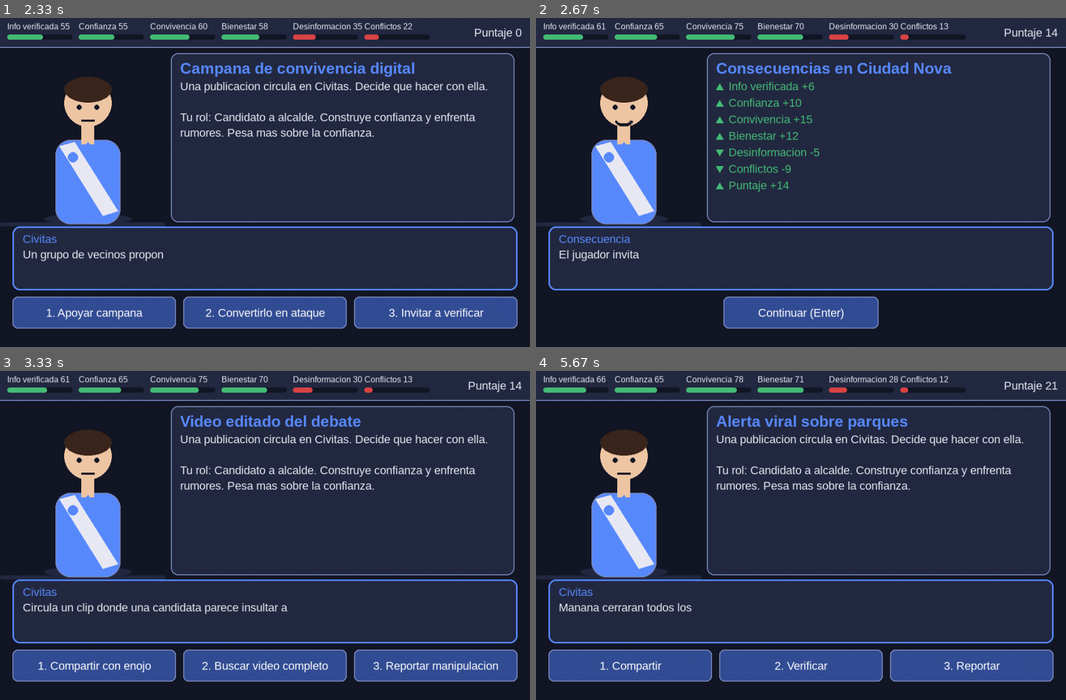
Above: before the commit, frames 1-4 (two rows, left to right).
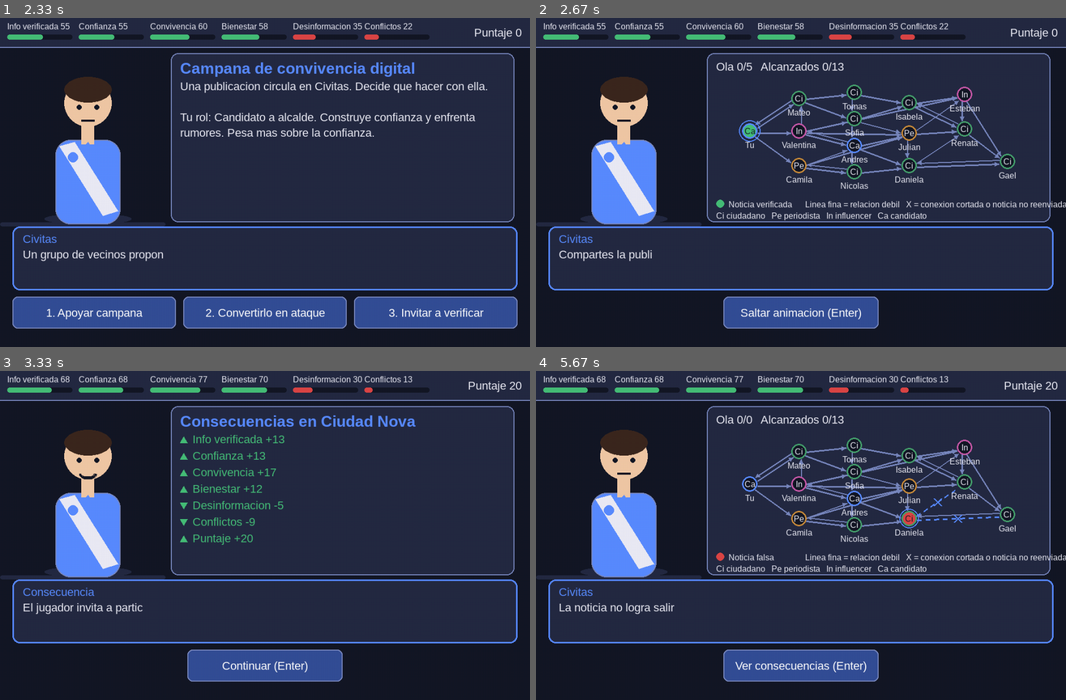
Above: after the commit, the same moments.

Repository: Jsvarela/POST-TRUTH
Game: pygame game, started from src/main.py
The game is run twice, just before and just after one commit, with the same random seed, the same clock (stepped at 60 frames per second) and the same inputs.
Inputs (mouse positions are in pixels of both pictures, inside the frame that each line leads up to):
- Up to frame 1 (2.33 s): tap Enter at 0.33 s; press the mouse at (68, 189) at 0.7 s; move the mouse to (79, 146) at 0.8 s; release the mouse at (84, 103) at 0.93 s; press the mouse at (116, 152) at 1.03 s; move the mouse to (143, 198) at 1.13 s; release the mouse at (164, 248) at 1.27 s; press the mouse at (116, 106) at 1.37 s; move the mouse to (164, 169) at 1.47 s; release the mouse at (212, 235) at 1.6 s; click (143, 225) at 1.72 s; tap 1 at 2 s
- Up to frame 2 (2.67 s): click (636, 304) at 2.38 s
- Up to frame 3 (3.33 s): tap Enter at 2.67, 3 s
- Up to frame 4 (5.67 s): tap Enter at 3.33, 5.33 s; click "3. Reportar manipulacion" at 3.72 s; press the mouse at (801, 611) at 4.03 s; move the mouse to (901, 519) at 4.13 s; release the mouse at (1002, 430) at 4.27 s

Frame 1 is identical in both runs. In frame 2, 8.0% of the frame differs, in the area x 4-100%, y 1-92%; in frame 3, 11%; in frame 4, 14%, in the area x 2-100%, y 1-95%.

Commit message:
Integrar la propagacion en la escena: fase PROPAGACION antes de las consecuencias
Compartir, Verificar y Reportar animan el grafo; el efecto en los indicadores
(arbol + propagacion) se aplica al terminar. Ignorar no propaga.

Diff:
--- a/src/post_truth/controllers/escena_state.py
+++ b/src/post_truth/controllers/escena_state.py
@@ -1,23 +1,31 @@
 """Controlador de la escena de dialogo (novela visual de decisiones).
 
-Flujo por publicacion: DECIDIENDO (noticia + botones) -> CONSECUENCIA (mensaje + efecto
-en la ciudad) -> siguiente publicacion ... -> FIN. Todo el contenido sale del
-DecisionTree cargado desde data/events.json; aqui no hay noticias fijas.
+Flujo por publicacion: DECIDIENDO (noticia + botones) -> [PROPAGACION] -> CONSECUENCIA
+(mensaje + efecto en la ciudad) -> siguiente publicacion ... -> FIN. Todo el contenido sale
+del DecisionTree cargado desde data/events.json; aqui no hay noticias fijas.
+
+PROPAGACION solo ocurre si la decision mueve la publicacion por el grafo social (Compartir,
+Verificar, Reportar; Ignorar no). El efecto sobre los indicadores se aplica DESPUES de la
+animacion, para que el jugador vea primero como viaja la noticia y luego sus consecuencias.
 """
 import random
 
 import pygame
 
-from post_truth.config import RUTA_EVENTOS
+from post_truth.config import RUTA_EVENTOS, RUTA_GRAFO_SOCIAL
 from post_truth.controllers.base_state import BaseState
 from post_truth.decision_tree import DecisionNode, DecisionTree, load_trees
 from post_truth.game_state import CityState
 from post_truth.models import Impact, Role
 from post_truth.models.personaje import Genero, Personaje
+from post_truth.structures.grafo_social import GrafoSocial
+from post_truth.structures.propagacion import SimulacionDecision, es_falsa, simular_decision
 from post_truth.views.componentes import Boton, CajaDialogo
 from post_truth.views.escena_view import dibujar_escena
+from post_truth.views.grafo_view import AnimacionPropagacion
 
-DECIDIENDO, CONSECUENCIA, FIN = "decidiendo", "consecuencia", "fin"
+DECIDIENDO, PROPAGACION, CONSECUENCIA, FIN = "decidiendo", "propagacion", "consecuencia", "fin"
+JUGADOR = "jugador"  # id del vertice del grafo social que representa al jugador
 RECT_DIALOGO = pygame.Rect(24, 404, 976, 124)
 ATAJOS = [pygame.K_1, pygame.K_2, pygame.K_3, pygame.K_4]
 Y_BOTONES, ALTO_BOTONES, MARGEN, SEPARACION = 540, 62, 24, 14
@@ -41,6 +49,12 @@
         self.botones: list[Boton] = []
         self.impacto: Impact | None = None  # efecto ya escalado por rol, para mostrarlo
         self.animo = 0                       # reaccion del personaje: -1, 0, 1
+        # Un mismo grafo social dura toda la partida: lo que se corta o se frena con
+        # Verificar/Reportar sigue cortado/frenado en las publicaciones siguientes.
+        self.grafo = GrafoSocial()
+        self.animacion: AnimacionPropagacion | None = None
+        self._pendiente: tuple[DecisionNode, Impact] | None = None  # decision esperando a que termine la animacion
+        self._narracion = ""
 
     @property
     def personaje(self) -> Personaje:
@@ -56,6 +70,9 @@
         self.arboles = load_trees(RUTA_EVENTOS)
         self.rng.shuffle(self.arboles)  # el orden de publicaciones cambia entre partidas
         self.indice = 0
+        self.grafo = GrafoSocial.cargar(RUTA_GRAFO_SOCIAL)
+        self.grafo.cambiar_rol(JUGADOR, self.personaje.rol)  # el rol elegido define cuanto amplifica al compartir
+        self.animacion = None
         self._cargar_evento()
 
     # --- transiciones -------------------------------------------------------------------
@@ -75,13 +92,45 @@
         # accumulated_impact recorre la raiz hasta `nodo` (DFS, O(n) en nodos del evento) y suma
         # el efecto de la publicacion (root_effect) mas el de la decision: es la cadena de causas.
         bruto = self.arbol.accumulated_impact(nodo.node_id)
-        self.impacto = bruto.scaled_for_role(self.personaje.rol)  # el rol cambia el resultado
-        self.ciudad.apply(self.impacto)
-        self.animo = (self.impacto.score > 0) - (self.impacto.score < 0)
+        impacto = bruto.scaled_for_role(self.personaje.rol)  # el rol cambia el resultado
+        simulacion = self._simular(nodo)
+        if simulacion is None:
+            self._mostrar_consecuencia(nodo, impacto)
+            return
+        self._pendiente = (nodo, impacto)
+        self.animacion = AnimacionPropagacion(self.grafo, simulacion)
+        self.fase = PROPAGACION
+        self.animo = 0
+        self._narracion = self.animacion.narracion()
+        self.dialogo.set_texto(self._narracion, "Civitas")
+        self.botones = [Boton(pygame.Rect(362, Y_BOTONES, 300, ALTO_BOTONES), "Saltar animacion (Enter)",
+                              self.animacion.saltar, atajo=pygame.K_RETURN)]
+
+    def _simular(self, nodo: DecisionNode) -> SimulacionDecision | None:
+        """Propagacion que desencadena la decision, o None si no mueve la publicacion.
+        El autor original de la noticia se sortea entre los demas ciudadanos."""
+        if not nodo.tipo:
+            return None
+        autor = self.rng.choice([c.id for c in self.grafo.vertices() if c.id != JUGADOR])
+        return simular_decision(self.grafo, nodo.tipo, es_falsa(self.arbol.event.truth_level),
+                                JUGADOR, autor, self.rng)
+
+    def _mostrar_consecuencia(self, nodo: DecisionNode, impacto: Impact) -> None:
+        self.impacto = impacto
+        self.ciudad.apply(impacto)
+        self.animo = (impacto.score > 0) - (impacto.score < 0)
         self.fase = CONSECUENCIA
         self.dialogo.set_texto(nodo.description or "Nada cambia por ahora.", "Consecuencia")
         self.botones = [Boton(pygame.Rect(362, Y_BOTONES, 300, ALTO_BOTONES), "Continuar (Enter)",
                               self._continuar, atajo=pygame.K_RETURN)]
+
+    def _terminar_propagacion(self) -> None:
+        """Pasa de la animacion a las consecuencias: efecto del arbol + efecto de la propagacion."""
+        assert self.animacion is not None and self._pendiente is not None
+        nodo, impacto_arbol = self._pendiente
+        impacto = impacto_arbol + self.animacion.resultado.impacto()
+        self.animacion, self._pendiente = None, None
+        self._mostrar_consecuencia(nodo, impacto)
 
     def _continuar(self) -> None:
         self.indice += 1
@@ -109,6 +158,15 @@
 
     def update(self, dt: float) -> None:
         self.dialogo.update(dt)
+        if self.fase == PROPAGACION and self.animacion is not None:
+            self.animacion.update(dt)
+            narracion = self.animacion.narracion()
+            if narracion != self._narracion:  # la caja de dialogo narra cada ola
+                self._narracion = narracion
+                self.dialogo.set_texto(narracion, "Civitas")
+            if self.animacion.terminada and self.botones[0].texto.startswith("Saltar"):
+                self.botones = [Boton(pygame.Rect(362, Y_BOTONES, 300, ALTO_BOTONES), "Ver consecuencias (Enter)",
+                                      self._terminar_propagacion, atajo=pygame.K_RETURN)]
 
     def draw(self, pantalla: pygame.Surface) -> None:
         if self.fase == FIN:
@@ -120,4 +178,5 @@
             texto = ("Una publicacion circula en Civitas. Decide que hacer con ella.\n\n"
                      f"Tu rol: {self.personaje.rol.value}. {self.personaje.descripcion_rol}")
         dibujar_escena(pantalla, self.app.fuentes, self.app.temas.actual, self.personaje, self.animo,
-                       self.ciudad.as_display_rows(), titulo, texto, self.impacto, self.dialogo, self.botones)
+                       self.ciudad.as_display_rows(), titulo, texto, self.impacto, self.dialogo, self.botones,
+                       self.animacion if self.fase == PROPAGACION else None)
--- a/src/post_truth/views/escena_view.py
+++ b/src/post_truth/views/escena_view.py
@@ -7,6 +7,7 @@
 from post_truth.models import Impact
 from post_truth.models.personaje import Personaje
 from post_truth.views.componentes import Boton, CajaDialogo, Fuentes, Panel, dibujar_texto_ajustado
+from post_truth.views.grafo_view import AnimacionPropagacion
 from post_truth.views.personaje_view import dibujar_personaje
 from post_truth.views.theme import Tema
 
@@ -74,17 +75,21 @@
 
 def dibujar_escena(pantalla: pygame.Surface, fuentes: Fuentes, tema: Tema, personaje: Personaje,
                    animo: int, filas: list[tuple[str, int]], titulo_panel: str, texto_panel: str,
-                   impacto: Impact | None, dialogo: CajaDialogo, botones: list[Boton]) -> None:
+                   impacto: Impact | None, dialogo: CajaDialogo, botones: list[Boton],
+                   animacion: AnimacionPropagacion | None = None) -> None:
     pantalla.fill(tema.fondo)
     _dibujar_hud(pantalla, fuentes, tema, filas)
     pygame.draw.rect(pantalla, tema.panel, (0, RECT_PERSONAJE.bottom - 4, 320, 8), border_radius=4)  # suelo
     dibujar_personaje(pantalla, personaje, tema, RECT_PERSONAJE, animo)
-    panel = Panel(RECT_PANEL, titulo_panel)
-    panel.draw(pantalla, fuentes, tema)
-    if impacto is None:
-        dibujar_texto_ajustado(pantalla, fuentes.normal, texto_panel, tema.texto, panel.interior)
+    if animacion is not None:  # la propagacion ocupa el lugar del panel de noticia
+        animacion.draw(pantalla, fuentes, tema, RECT_PANEL)
     else:
-        _dibujar_consecuencias(pantalla, fuentes, tema, panel.interior, impacto)
+        panel = Panel(RECT_PANEL, titulo_panel)
+        panel.draw(pantalla, fuentes, tema)
+        if impacto is None:
+            dibujar_texto_ajustado(pantalla, fuentes.normal, texto_panel, tema.texto, panel.interior)
+        else:
+            _dibujar_consecuencias(pantalla, fuentes, tema, panel.interior, impacto)
     dialogo.draw(pantalla, fuentes, tema)
     for boton in botones:
         boton.draw(pantalla, fuentes.normal, tema)
